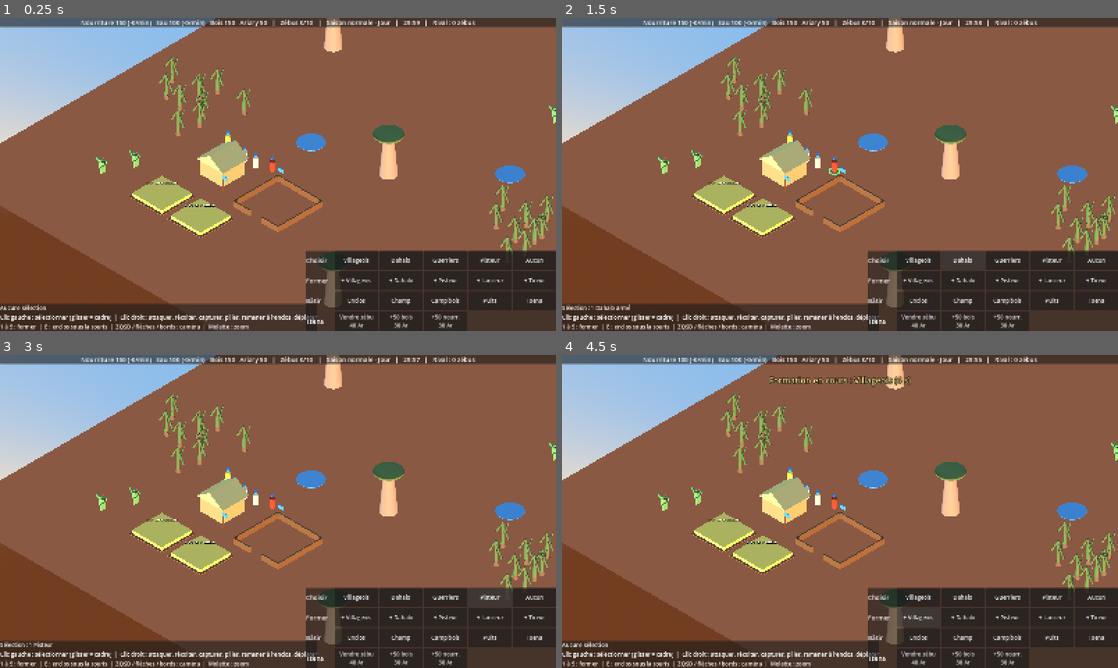
Above: before the commit, frames 1-4 (two rows, left to right).
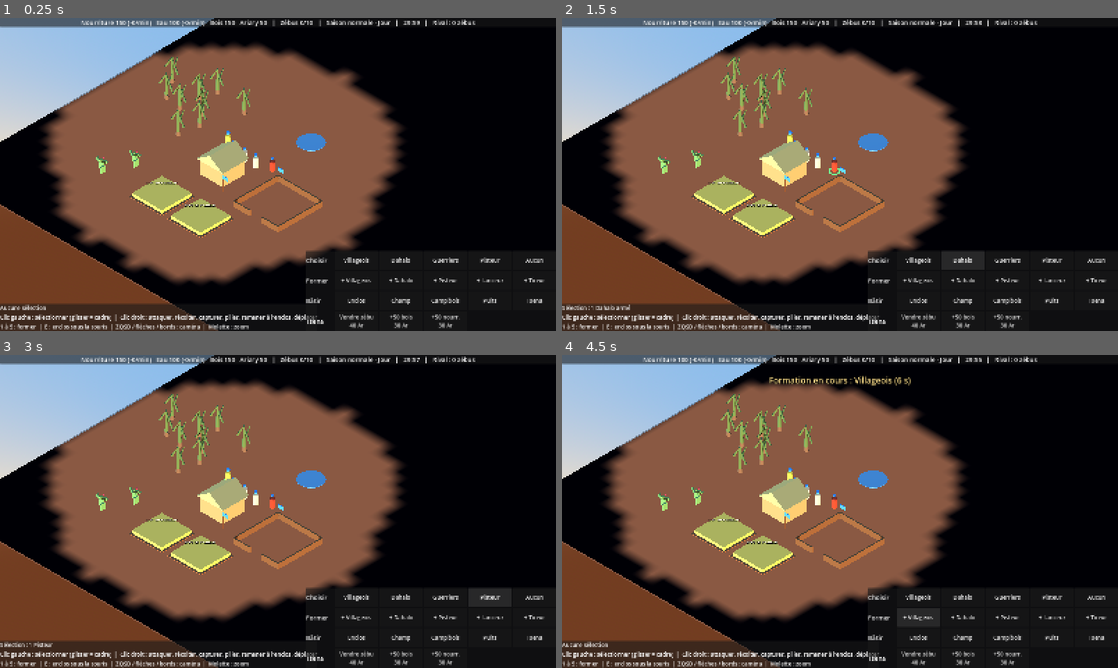
Above: after the commit, the same moments.

Repository: heishandria/dahalo
Game: Godot game, scene res://scenes/main.tscn
Same seed, same stepped clock (60 frames per second), same inputs: the game is played once before the commit and once after it.
Inputs:
- Up to frame 1 (0.25 s): no input
- Up to frame 2 (1.5 s): click "Villageois" at 0.5 s; click "Dahalo" at 1.25 s
- Up to frame 3 (3 s): click "Guerriers" at 2 s; click "Pisteur" at 2.75 s
- Up to frame 4 (4.5 s): click "Aucun" at 3.5 s; click "+ Villageois" at 4.25 s

The runs differ from the first frame. In frame 1, 42% of the frame differs, in the area x 0-100%, y 0-100%; in frame 2, 42%; in frame 3, 42%; in frame 4, 42%.

Commit message:
Brouillard de guerre : vision par clan, nuit, Pisteur, traces des voleurs, IA sans triche
- autoload Vision : grille 60x60, visible / exploré, recalcul 5 fois par seconde
- voile au sol (shader) + masquage des unités, zébus et bâtiments non vus
- nuit : vision x0,6 (Pisteur x0,9) ; combat limité aux ennemis visibles
- traces des Dahalo escortant des zébus volés, lisibles par les Pisteurs du clan volé
- IA : défense sur intrus visibles, cibles en zones explorées, Pisteur explorateur
- spec docs/specs/vision.md ; F9 révèle la carte en debug

Co-Authored-By: Claude Opus 5.5 <noreply@anthropic.com>
Claude-Session: https://claude.ai/code/session_01LBZFuQwBKtYsFencaWhgxN

Diff:
--- a/autoload/event_bus.gd
+++ b/autoload/event_bus.gd
@@ -18,3 +18,5 @@
 signal unite_creee(unite: Node)
 @warning_ignore("unused_signal")
 signal message(texte: String)
+@warning_ignore("unused_signal")
+signal vision_maj()
--- a/autoload/input_setup.gd
+++ b/autoload/input_setup.gd
@@ -14,6 +14,7 @@
 	_touche("former_tireur", [KEY_5, KEY_KP_5])
 	_touche("construire_enclos", [KEY_E])
 	_touche("annuler", [KEY_ESCAPE])
+	_touche("reveler_carte", [KEY_F9])   # débogage uniquement
 
 
 func _touche(action: String, touches: Array) -> void:
--- /dev/null
+++ b/autoload/vision.gd
@@ -0,0 +1,111 @@
+extends Node
+## Brouillard de guerre : ce que chaque clan voit (maintenant) et a déjà exploré.
+## Grille de cases carrées sur toute la carte, recalculée plusieurs fois par seconde.
+## Spec : docs/specs/vision.md
+
+const N := 60   # = 2 × GameRules.DEMI_CARTE / GameRules.TAILLE_CASE_VISION
+
+var vu := {}        # faction -> PackedByteArray (1 = visible maintenant)
+var explore := {}   # faction -> PackedByteArray (1 = déjà exploré)
+var revele_tout := false   # triche de débogage (touche F9, builds de debug uniquement)
+var _chrono := 0.0
+
+
+func initialiser(factions: Array) -> void:
+	vu.clear()
+	explore.clear()
+	revele_tout = false
+	for f in factions:
+		var a := PackedByteArray()
+		a.resize(N * N)
+		var b := PackedByteArray()
+		b.resize(N * N)
+		vu[f] = a
+		explore[f] = b
+	_calculer()
+
+
+func _process(delta: float) -> void:
+	_chrono += delta
+	if _chrono < GameRules.FREQUENCE_VISION_S:
+		return
+	_chrono = 0.0
+	_calculer()
+
+
+# --- Requêtes ---
+
+func est_visible(faction: int, pos: Vector3) -> bool:
+	if faction == GameRules.PLAYER and revele_tout:
+		return true
+	if not vu.has(faction):
+		return true
+	var grille: PackedByteArray = vu[faction]
+	return grille[_indice(pos)] == 1
+
+
+func est_explore(faction: int, pos: Vector3) -> bool:
+	if faction == GameRules.PLAYER and revele_tout:
+		return true
+	if not explore.has(faction):
+		return true
+	var grille: PackedByteArray = explore[faction]
+	return grille[_indice(pos)] == 1
+
+
+## Rayon de vision actuel d'une unité (réduit la nuit, moins pour le Pisteur).
+func rayon_unite(u) -> float:
+	var r: float = u.data.vision
+	if GameClock.est_nuit:
+		r *= u.data.facteur_vision_nuit
+	return r
+
+
+func rayon_batiment() -> float:
+	var r := GameRules.VISION_BATIMENT
+	if GameClock.est_nuit:
+		r *= GameRules.VISION_NUIT
+	return r
+
+
+# --- Calcul ---
+
+func _calculer() -> void:
+	for f in vu.keys():
+		var grille_vu := PackedByteArray()
+		grille_vu.resize(N * N)
+		var grille_explore: PackedByteArray = explore[f]
+		for u in get_tree().get_nodes_in_group("unites_%d" % f):
+			_reveler(grille_vu, grille_explore, u.global_position, rayon_unite(u))
+		for b in get_tree().get_nodes_in_group("batiments_%d" % f):
+			_reveler(grille_vu, grille_explore, b.global_position, rayon_batiment())
+		vu[f] = grille_vu
+		explore[f] = grille_explore
+	EventBus.vision_maj.emit()
+
+
+func _reveler(grille_vu: PackedByteArray, grille_explore: PackedByteArray, pos: Vector3, rayon: float) -> void:
+	var t := GameRules.TAILLE_CASE_VISION
+	var cx := int((pos.x + GameRules.DEMI_CARTE) / t)
+	var cz := int((pos.z + GameRules.DEMI_CARTE) / t)
+	var r := rayon / t
+	var rc := int(ceil(r))
+	var r2 := r * r
+	for dz in range(-rc, rc + 1):
+		var z := cz + dz
+		if z < 0 or z >= N:
+			continue
+		for dx in range(-rc, rc + 1):
+			var x := cx + dx
+			if x < 0 or x >= N or dx * dx + dz * dz > r2:
+				continue
+			var i := z * N + x
+			grille_vu[i] = 1
+			grille_explore[i] = 1
+
+
+func _indice(pos: Vector3) -> int:
+	var t := GameRules.TAILLE_CASE_VISION
+	var x := clampi(int((pos.x + GameRules.DEMI_CARTE) / t), 0, N - 1)
+	var z := clampi(int((pos.z + GameRules.DEMI_CARTE) / t), 0, N - 1)
+	return z * N + x
--- a/data/game_rules.gd
+++ b/data/game_rules.gd
@@ -18,6 +18,16 @@
 const PART_NUIT := 0.35                # fraction du cycle passée de nuit
 const CYCLES_ENTRE_SECHERESSES := 2    # jours normaux avant une sécheresse
 const DUREE_SECHERESSE_CYCLES := 1
+
+# --- Vision et brouillard de guerre (spec : docs/specs/vision.md) ---
+const DEMI_CARTE := 60.0               # la carte va de -60 à +60 m
+const TAILLE_CASE_VISION := 2.0        # 60 × 60 cases (garder Vision.N cohérent)
+const FREQUENCE_VISION_S := 0.2
+const VISION_BATIMENT := 12.0
+const VISION_NUIT := 0.6               # multiplicateur de vision la nuit (bâtiments ; unités : voir .tres)
+const DUREE_TRACES_S := 90.0
+const PORTEE_LECTURE_TRACES := 15.0    # distance à laquelle un Pisteur repère une trace
+const ECART_TRACES_M := 3.0
 
 # --- Ressources ---
 const RESSOURCES := ["nourriture", "eau", "bois", "ariary"]
--- a/data/unit_data.gd
+++ b/data/unit_data.gd
@@ -8,6 +8,7 @@
 @export var vitesse := 5.0
 @export var pv := 50
 @export var vision := 12.0
+@export var facteur_vision_nuit := 0.6   # la nuit, la vision est multipliée par ce facteur
 @export_group("Récolte")
 @export var peut_recolter := true
 @export var capacite := 10.0
--- a/data/units/pisteur.tres
+++ b/data/units/pisteur.tres
@@ -9,6 +9,7 @@
 vitesse = 8.5
 pv = 40
 vision = 22.0
+facteur_vision_nuit = 0.9
 peut_recolter = false
 peut_capturer = false
 cout = {"nourriture": 40.0, "bois": 10.0}
--- a/project.godot
+++ b/project.godot
@@ -17,6 +17,7 @@
 GameClock="*res://autoload/game_clock.gd"
 ResourceManager="*res://autoload/resource_manager.gd"
 CommandBus="*res://autoload/command_bus.gd"
+Vision="*res://autoload/vision.gd"
 
 [display]
 
--- a/scenes/main.gd
+++ b/scenes/main.gd
@@ -52,6 +52,10 @@
 	# Navmesh cuit au lancement à partir du sol (obstacles ajoutés plus tard).
 	navigation.bake_navigation_mesh(false)
 	_generer_carte()
+	Vision.initialiser([GameRules.PLAYER, GameRules.AI])
+	var brouillard := preload("res://systems/brouillard.gd").new()
+	brouillard.name = "Brouillard"
+	add_child(brouillard)
 
 
 func _process(_delta: float) -> void:
@@ -218,6 +222,7 @@
 	couronne.position.y = 6.3
 	arbre.add_child(couronne)
 	arbre.position = _borner(pos)
+	arbre.add_to_group("decor")
 	entites.add_child(arbre)
 
 
--- a/scenes/units/unite.gd
+++ b/scenes/units/unite.gd
@@ -38,6 +38,7 @@
 var _recharge := 0.0
 var _chrono_guet := 0.0
 var _materiau_barre := StandardMaterial3D.new()
+var _derniere_trace := Vector3.INF
 
 @onready var agent: NavigationAgent3D = $NavigationAgent3D
 @onready var anneau: MeshInstance3D = $Anneau
@@ -196,7 +197,7 @@
 		Etat.MORT:
 			return
 		Etat.ATTAQUE:
-			if not _ennemi_valide(cible_attaque):
+			if not _ennemi_valide(cible_attaque) or not Vision.est_visible(faction, cible_attaque.global_position):
 				cible_attaque = null
 				_stop()
 				return
@@ -257,6 +258,8 @@
 
 
 func _avancer() -> void:
+	if not zebus_escortes.is_empty():
+		_laisser_traces()
 	if agent.is_navigation_finished():
 		if etat == Etat.DEPLACEMENT:
 			_stop()
@@ -404,8 +407,28 @@
 	var ennemi_proche := func(u) -> bool:
 		return u.faction != f and not u.mort
 	var ennemi = _plus_proche(get_tree().get_nodes_in_group("unites"), ennemi_proche)
-	if ennemi != null and global_position.distance_to(ennemi.global_position) <= data.vision:
+	if ennemi != null and global_position.distance_to(ennemi.global_position) <= Vision.rayon_unite(self) \
+			and Vision.est_visible(faction, ennemi.global_position):
 		attaquer(ennemi)
+
+
+## Un Dahalo qui escorte des zébus volés laisse des traces que les Pisteurs du clan volé peuvent lire.
+func _laisser_traces() -> void:
+	var victime := GameRules.WILD
+	for z in zebus_escortes:
+		if is_instance_valid(z) and z.vole:
+			victime = z.victime
+			break
+	if victime == GameRules.WILD:
+		return
+	if _derniere_trace != Vector3.INF and global_position.distance_to(_derniere_trace) < GameRules.ECART_TRACES_M:
+		return
+	_derniere_trace = global_position
+	var trace := Trace.new()
+	trace.faction_volee = victime
+	get_tree().current_scene.add_child(trace)
+	trace.global_position = Vector3(global_position.x, 0.25, global_position.z)
+	trace.rotation.y = rotation.y
 
 
 func _frapper(ennemi) -> void:
--- a/scenes/units/zebu.gd
+++ b/scenes/units/zebu.gd
@@ -17,6 +17,7 @@
 var rayon_errance := 6.0
 var id := 0
 var vole := false                 # pris dans l'enclos ou l'escorte d'un autre clan
+var victime := GameRules.WILD     # clan à qui il a été volé (pour les traces)
 var date_securisation := -INF     # temps de jeu de la dernière mise en enclos
 
 var _cible_errance := Vector3.ZERO
@@ -41,6 +42,7 @@
 
 func suivre(unite) -> void:
 	vole = proprietaire != GameRules.WILD and proprietaire != unite.faction
+	victime = proprietaire if vole else GameRules.WILD
 	if etat == Etat.ENCLOS and proprietaire != GameRules.WILD:
 		ResourceManager.zebu_perdu(proprietaire)
 		if proprietaire == GameRules.PLAYER:
--- a/systems/ai_controller.gd
+++ b/systems/ai_controller.gd
@@ -4,6 +4,8 @@
 ## Comportement : économie équilibrée (champs, eau pour le cheptel) -> formation -> enclos
 ## -> raids sur les zébus sauvages, et pillage des enclos du joueur la nuit (GDD §7).
 ## Pas encore de Tsena ni de puits pour l'IA (voir docs/specs/economie.md).
+## Brouillard : l'IA ne voit que ce que voient ses unités ; son Pisteur explore la carte
+## et elle « se souvient » des zones explorées (voir docs/specs/vision.md).
 
 @export var faction := GameRules.AI
 @export var intervalle := 1.5
@@ -17,6 +19,10 @@
 const POSITIONS_ENCLOS := [Vector3(0, 0, -11), Vector3(-11, 0, -11), Vector3(11, 0, 11), Vector3(0, 0, 11)]
 const POSITIONS_CHAMPS := [Vector3(-20, 0, -10), Vector3(-20, 0, -3), Vector3(-20, 0, 4), Vector3(-27, 0, -3)]
 const CHAMPS_MAX := 4
+const POINTS_EXPLORATION := [Vector3(30, 0, 30), Vector3(0, 0, 0), Vector3(-30, 0, -30), Vector3(15, 0, -15),
+		Vector3(-15, 0, 15), Vector3(-35, 0, 35), Vector3(-45, 0, -45), Vector3(45, 0, 45)]
+
+var _point_exploration := 0
 
 var _t := 0.0
 
@@ -39,6 +45,7 @@
 	var dahalos: Array = []
 	var combattants: Array = []
 	var nb_lanceurs := 0
+	var pisteurs: Array = []
 	for u in get_tree().get_nodes_in_group("unites_%d" % faction):
 		match u.data.role:
 			"villageois":
@@ -47,6 +54,8 @@
 				dahalos.append(u)
 			"lanceur":
 				nb_lanceurs += 1
+			"pisteur":
+				pisteurs.append(u)
 		if u.est_combattant():
 			combattants.append(u)
 	if _defendre(case, combattants):
@@ -56,6 +65,7 @@
 	_gerer_enclos(case)
 	_gerer_champs(case, villageois.size())
 	_gerer_raids(dahalos)
+	_explorer(pisteurs)
 
 
 # --- Économie ---
@@ -141,6 +151,17 @@
 	return sources
 
 
+# --- Exploration ---
+
+func _explorer(pisteurs: Array) -> void:
+	for p in pisteurs:
+		if not p.est_inactif():
+			continue
+		var cible: Vector3 = POINTS_EXPLORATION[_point_exploration % POINTS_EXPLORATION.size()]
+		_point_exploration += 1
+		_cmd({"type": "deplacer", "unites": [p.id], "cible": cible})
+
+
 # --- Défense ---
 
 ## Si des unités ennemies approchent du village ou des enclos, tous les guerriers
@@ -152,7 +173,7 @@
 			points.append(e.global_position)
 	var intrus: Array = []
 	for u in get_tree().get_nodes_in_group("unites"):
-		if u.faction == faction:
+		if u.faction == faction or not Vision.est_visible(faction, u.global_position):
 			continue
 		for p in points:
 			if u.global_position.distance_to(p) <= rayon_defense:
@@ -195,7 +216,7 @@
 	var meilleur = null
 	var max_zebus := 0
 	for e in get_tree().get_nodes_in_group("enclos"):
-		if e.faction == faction or not _valide(e):
+		if e.faction == faction or not _valide(e) or not Vision.est_explore(faction, e.global_position):
 			continue
 		var n := 0
 		for z in get_tree().get_nodes_in_group("zebus"):
@@ -212,7 +233,7 @@
 	var meilleur = null
 	var d_min := INF
 	for z in get_tree().get_nodes_in_group("zebus"):
-		if not z.peut_etre_capture_par(faction):
+		if not z.peut_etre_capture_par(faction) or not Vision.est_explore(faction, z.global_position):
 			continue
 		var sauvage: bool = z.proprietaire == GameRules.WILD
 		if not sauvage and not GameClock.est_nuit:
--- /dev/null
+++ b/systems/brouillard.gd
@@ -0,0 +1,68 @@
+extends Node3D
+## Affichage du brouillard pour le joueur : voile sur le sol + masquage des objets non vus.
+## - unités et zébus adverses ou sauvages : visibles seulement s'ils sont dans le champ de vision ;
+## - bâtiments, champs, ressources, décor : visibles une fois la zone explorée (dernière image connue) ;
+## - traces des voleurs : visibles si un Pisteur du clan volé passe à proximité.
+
+const HAUTEUR_VOILE := 0.2
+
+var _image: Image
+var _texture: ImageTexture
+var _octets := PackedByteArray()
+
+
+func _ready() -> void:
+	var n := Vision.N
+	_octets.resize(n * n * 2)
+	_image = Image.create_from_data(n, n, false, Image.FORMAT_RG8, _octets)
+	_texture = ImageTexture.create_from_image(_image)
+
+	var voile := MeshInstance3D.new()
+	var plan := PlaneMesh.new()
+	plan.size = Vector2(GameRules.DEMI_CARTE * 2.0, GameRules.DEMI_CARTE * 2.0)
+	voile.mesh = plan
+	var mat := ShaderMaterial.new()
+	mat.shader = preload("res://systems/brouillard.gdshader")
+	mat.set_shader_parameter("carte_vision", _texture)
+	mat.set_shader_parameter("demi_carte", GameRules.DEMI_CARTE)
+	voile.material_override = mat
+	voile.position.y = HAUTEUR_VOILE
+	voile.cast_shadow = GeometryInstance3D.SHADOW_CASTING_SETTING_OFF
+	add_child(voile)
+
+	EventBus.vision_maj.connect(_maj)
+
+
+func _unhandled_input(event: InputEvent) -> void:
+	if OS.is_debug_build() and event.is_action_pressed("reveler_carte"):
+		Vision.revele_tout = not Vision.revele_tout
+		EventBus.message.emit("Carte révélée (débogage)." if Vision.revele_tout else "Brouillard rétabli.")
+
+
+func _maj() -> void:
+	var f := GameRules.PLAYER
+	_maj_texture(f)
+
+	for u in get_tree().get_nodes_in_group("unites"):
+		if u.faction != f:
+			u.visible = Vision.est_visible(f, u.global_position)
+	for z in get_tree().get_nodes_in_group("zebus"):
+		z.visible = z.proprietaire == f or Vision.est_visible(f, z.global_position)
+	for groupe in ["ressources", "batiments", "decor"]:
+		for n in get_tree().get_nodes_in_group(groupe):
+			if n.get("faction") != f:
+				n.visible = Vision.est_explore(f, n.global_position)
+	for t in get_tree().get_nodes_in_group("traces"):
+		t.maj_lecture(f)
+
+
+func _maj_texture(f: int) -> void:
+	var n := Vision.N
+	var tout := Vision.revele_tout
+	var vu: PackedByteArray = Vision.vu[f]
+	var explore: PackedByteArray = Vision.explore[f]
+	for i in n * n:
+		_octets[i * 2] = 255 if (tout or vu[i] == 1) else 0
+		_octets[i * 2 + 1] = 255 if (tout or explore[i] == 1) else 0
+	_image.set_data(n, n, false, Image.FORMAT_RG8, _octets)
+	_texture.update(_image)
--- /dev/null
+++ b/systems/brouillard.gdshader
@@ -0,0 +1,18 @@
+// Voile du brouillard de guerre, posé juste au-dessus du sol.
+// Texture : R = visible maintenant, G = déjà exploré (une case par texel).
+shader_type spatial;
+render_mode unshaded, cull_disabled, depth_draw_never, shadows_disabled;
+
+uniform sampler2D carte_vision : filter_linear;
+uniform float demi_carte = 60.0;
+uniform float opacite_exploree = 0.55;
+
+void fragment() {
+	vec3 monde = (INV_VIEW_MATRIX * vec4(VERTEX, 1.0)).xyz;
+	vec2 uv = (monde.xz + demi_carte) / (2.0 * demi_carte);
+	vec4 v = texture(carte_vision, uv);
+	float alpha = mix(1.0, opacite_exploree, v.g);   // inexploré : noir ; exploré : assombri
+	alpha = mix(alpha, 0.0, v.r);                     // visible : clair
+	ALBEDO = vec3(0.02, 0.02, 0.04);
+	ALPHA = alpha;
+}
--- a/systems/selection_manager.gd
+++ b/systems/selection_manager.gd
@@ -272,6 +272,8 @@
 		return
 	var ids: Array = selection.map(func(u) -> int: return u.id)
 	var c = hit.collider
+	if c is Node3D and not c.is_visible_in_tree():
+		c = null  # caché par le brouillard : on traite le clic comme un déplacement
 	var cmd := {"faction": GameRules.PLAYER, "unites": ids}
 	if c is Unite and c.faction != GameRules.PLAYER:
 		cmd["type"] = "attaquer"
--- /dev/null
+++ b/systems/trace.gd
@@ -0,0 +1,45 @@
+class_name Trace
+extends MeshInstance3D
+## Trace laissée au sol par un Dahalo qui escorte des zébus volés (GDD §5 : le Pisteur
+## « détecte les traces laissées par les voleurs »). Elle n'apparaît au clan volé que si
+## un de ses Pisteurs passe à proximité, puis reste visible jusqu'à ce qu'elle s'efface.
+
+var faction_volee := GameRules.WILD
+var age := 0.0
+var lue := false
+var _materiau := StandardMaterial3D.new()
+
+
+func _ready() -> void:
+	add_to_group("traces")
+	var empreinte := PlaneMesh.new()
+	empreinte.size = Vector2(0.6, 1.0)
+	mesh = empreinte
+	_materiau.albedo_color = Color(0.25, 0.12, 0.06, 0.8)
+	_materiau.transparency = BaseMaterial3D.TRANSPARENCY_ALPHA
+	_materiau.shading_mode = BaseMaterial3D.SHADING_MODE_UNSHADED
+	material_override = _materiau
+	cast_shadow = GeometryInstance3D.SHADOW_CASTING_SETTING_OFF
+	visible = false
+
+
+func _process(delta: float) -> void:
+	age += delta
+	if age >= GameRules.DUREE_TRACES_S:
+		queue_free()
+		return
+	_materiau.albedo_color.a = 0.8 * (1.0 - age / GameRules.DUREE_TRACES_S)
+
+
+## Appelé par le brouillard : la trace devient visible si un Pisteur du clan volé la lit.
+func maj_lecture(faction_joueur: int) -> void:
+	if faction_volee != faction_joueur:
+		visible = false
+		return
+	if not lue:
+		for u in get_tree().get_nodes_in_group("unites_%d" % faction_joueur):
+			if u.data.role == "pisteur" \
+					and u.global_position.distance_to(global_position) <= GameRules.PORTEE_LECTURE_TRACES:
+				lue = true
+				break
+	visible = lue
Not shown, changed: docs/specs/combat.md
Not shown, added: docs/specs/vision.md
